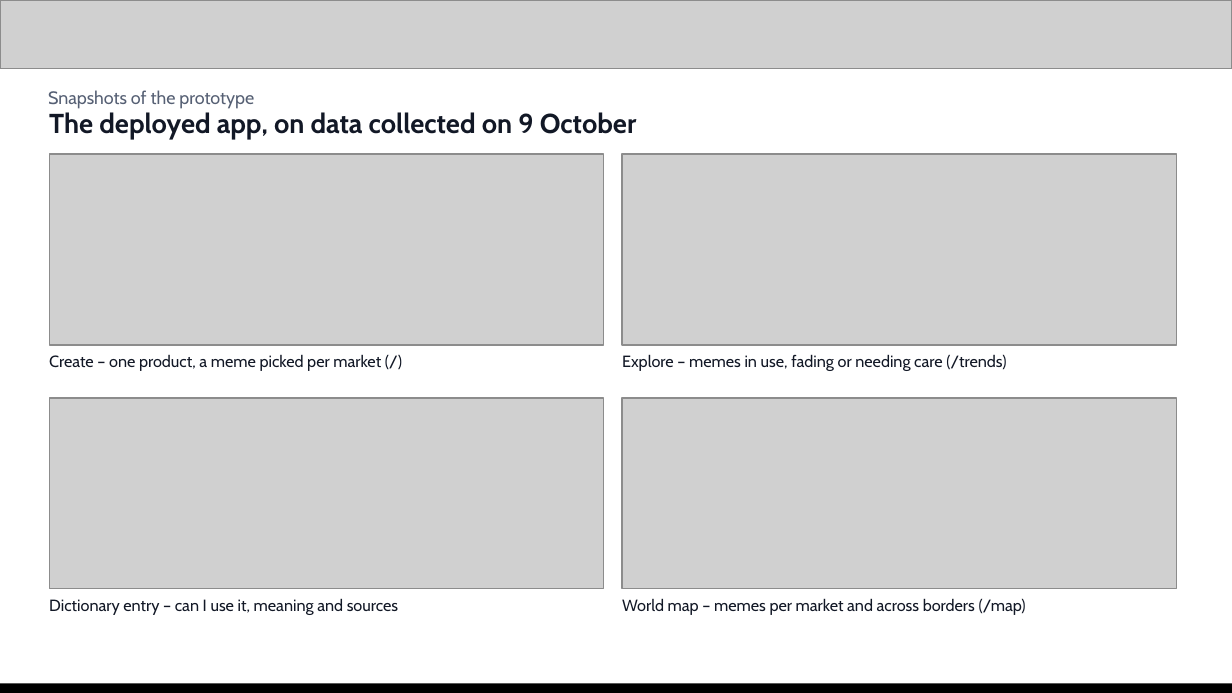
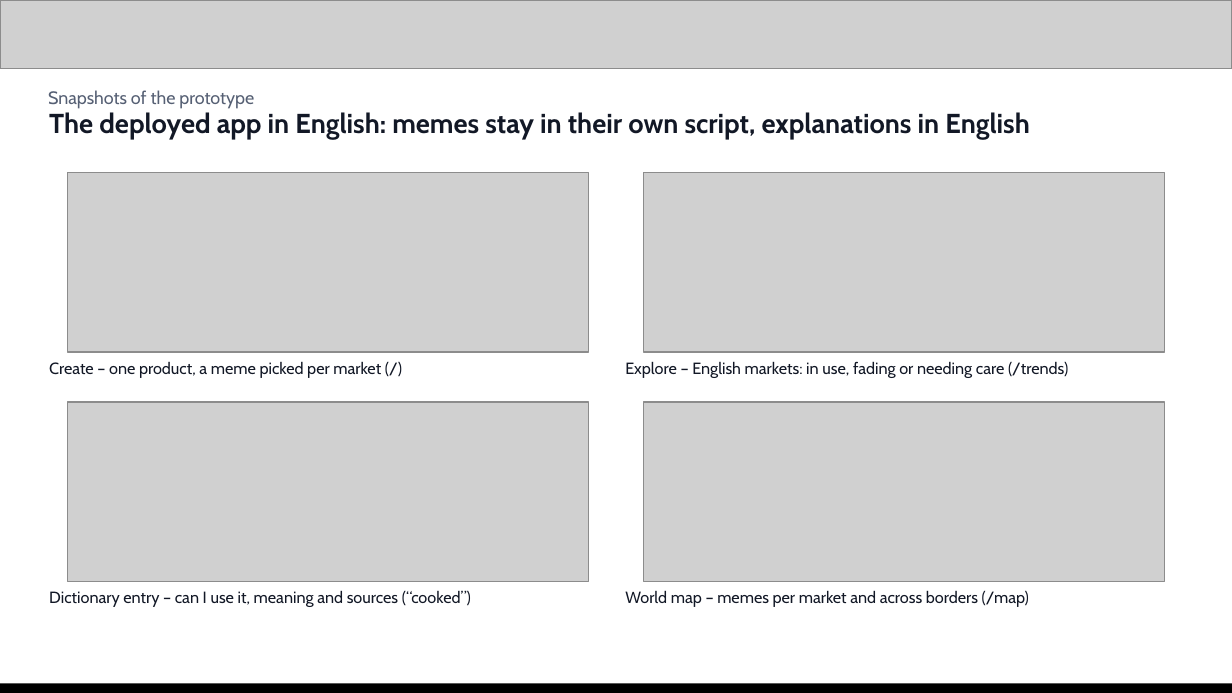
Before and after one commit to Sihyeon-Ji/trend-interpreter, a slide deck: slide 9 of docs/대회/제출/AI-Builder-Cup-제출-초안.pptx. Drawn at 1232x693 pixels with LibreOffice and Linux fonts; fonts in the diff are those of the drawing; grey boxes stand for pictures. Boxes give left, top, right and bottom in pixels: in the first picture for what was removed or moved away, otherwise in the second. Text is boxed around its words. In the diff, an @@ line names an element or a change of style, - is before the commit and + after.

Commit message:
docs: 덱 정렬·아이콘·새 아키텍처 그림, README 화면을 영어권과 새 구조 그림으로
- 덱: 모든 쪽 여백·시작·끝 위치를 같은 틀로 맞춤, lucide 아이콘 배지(사람 승인만 파란색)
- 6쪽 아키텍처를 영역 세 개·아이콘 카드·화살표로 다시 그림(Cloud Storage 스냅숏, 게시·백업 Jobs, 검수자 승인, 필요할 때만 켜는 L4 GPU 추가)
- 9쪽과 README 화면 사진을 영어권 둘러보기·영어 사전 항목(cooked)으로 교체
- README 구조 그림을 새 아키텍처로 바꾸고 범례 문구 갱신

```diff
--- a/docs/대회/제출/AI-Builder-Cup-제출-초안.pptx
+++ b/docs/대회/제출/AI-Builder-Cup-제출-초안.pptx
@@ text at [49, 112, 1029, 139]: text changed @@
-The deployed app, on data collected on 9 October
+The deployed app in English: memes stay in their own script, explanations in English
@@ picture: place and size @@
-picture at [49, 154, 604, 345]
+picture at [68, 172, 589, 352]
@@ picture: place and size @@
-picture at [622, 154, 1177, 345]
+picture at [643, 172, 1164, 352]
@@ text "Create – one product, a ...": place and size @@
-text "Create – one product, a ..." at [49, 354, 381, 371]
+text "Create – one product, a ..." at [49, 361, 381, 378]
@@ text at [625, 361, 1068, 378]: text changed @@
-Explore – memes in use, fading or needing care (/trends)
+Explore – English markets: in use, fading or needing care (/trends)
@@ picture: place and size @@
-picture at [49, 398, 604, 589]
+picture at [68, 402, 589, 582]
@@ picture: place and size @@
-picture at [622, 398, 1177, 589]
+picture at [643, 402, 1164, 582]
@@ text at [49, 590, 471, 607]: text changed @@
-Dictionary entry – can I use it, meaning and sources
+Dictionary entry – can I use it, meaning and sources (“cooked”)
@@ text "World map – memes per ...": place and size @@
-text "World map – memes per ..." at [622, 598, 1026, 615]
+text "World map – memes per ..." at [625, 590, 1029, 607]
```
Also in this commit, not shown: 13 other slides changed, 8 other files.
